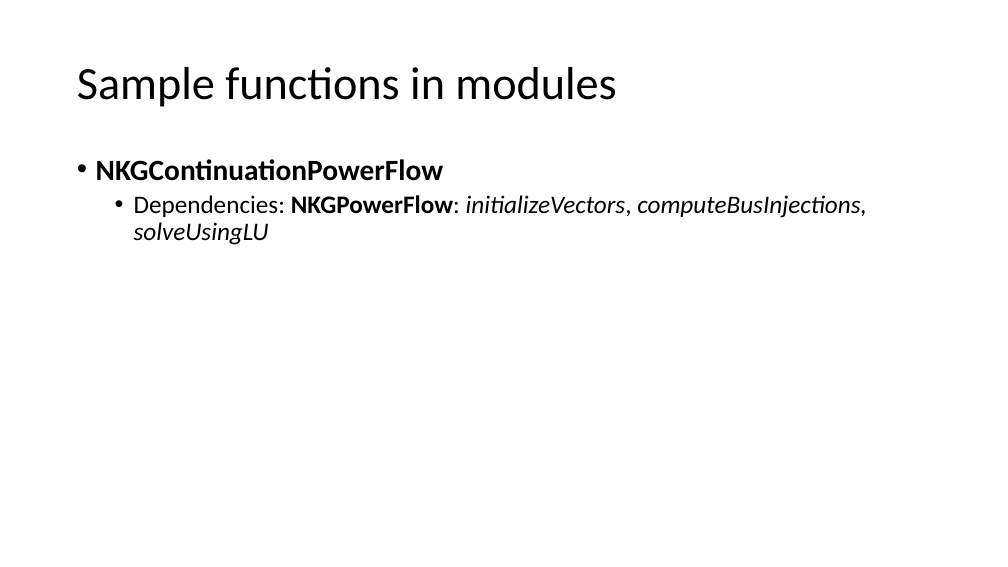
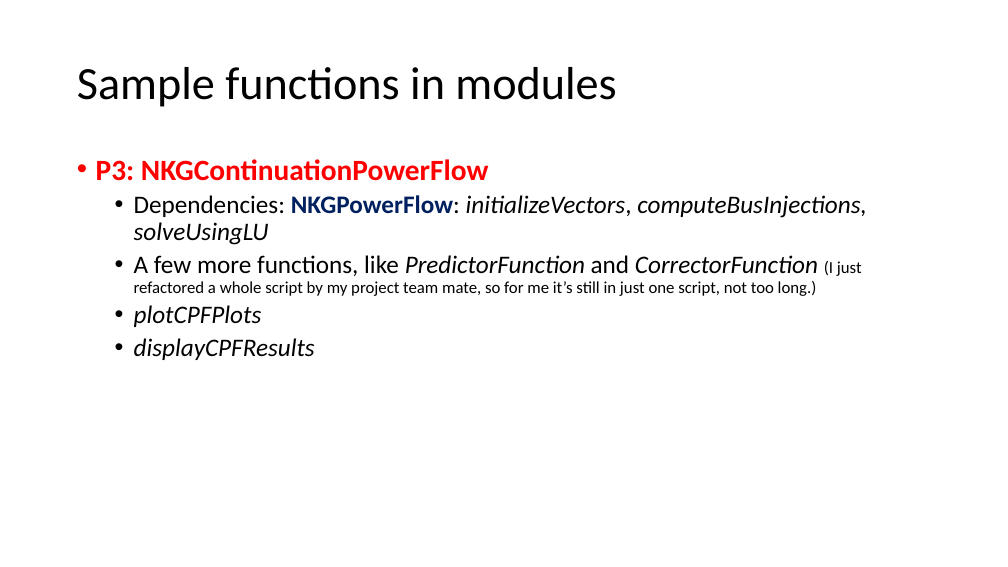
Before and after one commit to Realife-Brahmin/OriginalDocsHub, a slide deck: slide 10 of ee521/plan_for_ee521_in_julia/ee521_julia_plan.pptx (slide 4 before the commit). Drawn at 1008x567 pixels with LibreOffice and Linux fonts; fonts in the diff are those of the drawing. Boxes give left, top, right and bottom in pixels: in the first picture for what was removed or moved away, otherwise in the second. Text is boxed around its words. In the diff, an @@ line names an element or a change of style, - is before the commit and + after.

```diff
--- a/ee521/plan_for_ee521_in_julia/ee521_julia_plan.pptx
+++ b/ee521/plan_for_ee521_in_julia/ee521_julia_plan.pptx
@@ text at <box>96,159,488,181</box>: text changed; text colour #000000 to #FF0000 @@
-• NKGContinuationPowerFlow
+• P3: NKGContinuationPowerFlow
@@ text at <box>134,195,867,245</box>: text colour #000000 to #002060 in "NKGPowerFlow:" @@
@@ text at <box>134,255,862,360</box>: paragraphs added @@
+  • A few more functions, like PredictorFunction and CorrectorFunction (I just refactored a whole script by my project team mate, so for me it’s still in just one script, not too long.)
+  • plotCPFPlots
+  • displayCPFResults
```
Also in this commit, not shown: 5 other slides changed, 9 slides added, 2 slides removed.
